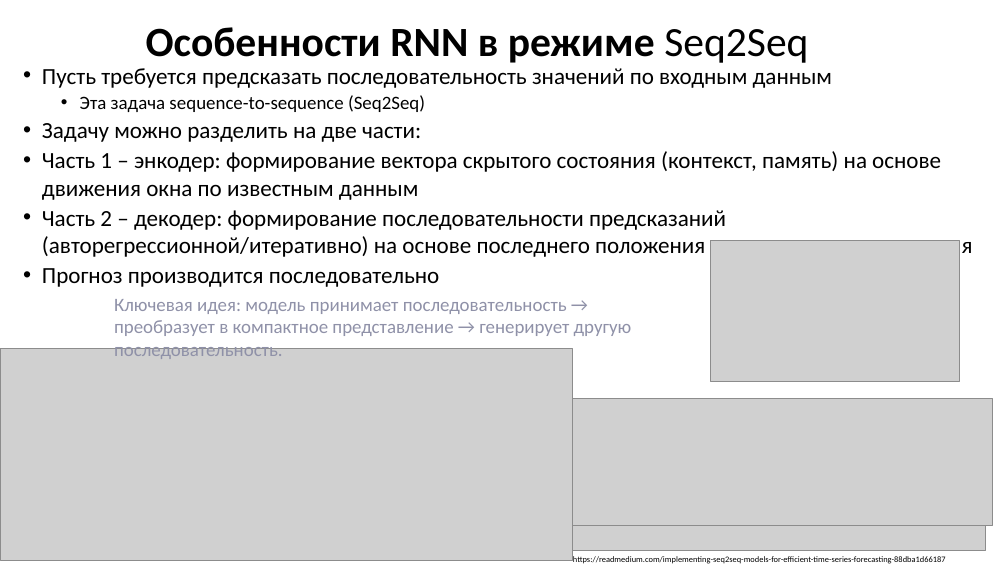
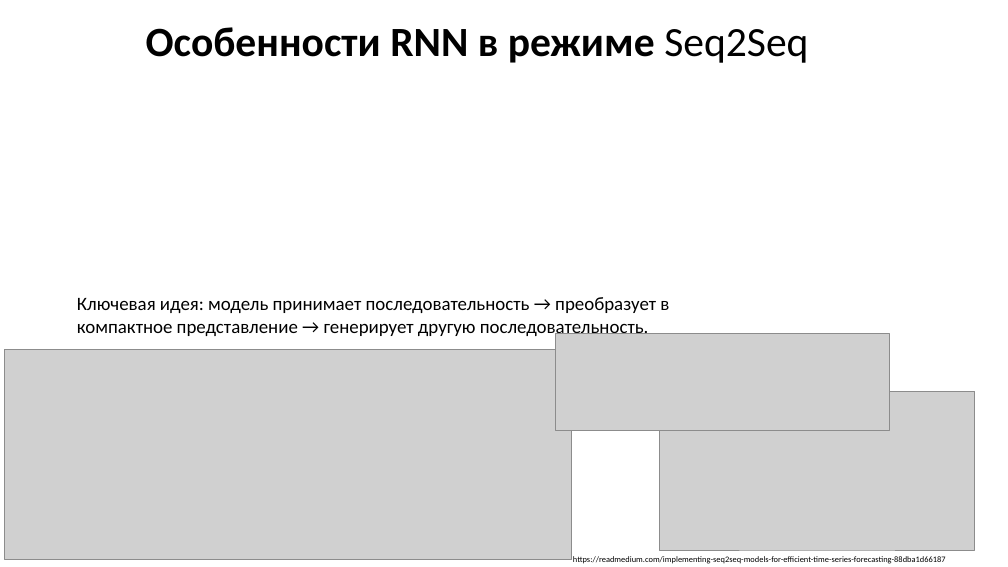
Before and after one commit to MVRonkin/TimeSeriesCourse, a slide deck: slide 3 of 2025/LEC/07-3 Transformers.pptx. Drawn at 1008x567 pixels with LibreOffice and Linux fonts; fonts in the diff are those of the drawing; grey boxes stand for pictures. Boxes give left, top, right and bottom in pixels: in the first picture for what was removed or moved away, otherwise in the second. Text is boxed around its words. In the diff, an @@ line names an element or a change of style, - is before the commit and + after.

```diff
--- a/2025/LEC/07-3 Transformers.pptx
+++ b/2025/LEC/07-3 Transformers.pptx
@@ text removed at <box>42,68,972,287</box> @@
-• Пусть требуется предсказать последовательность значений по входным данным
-  • Эта задача sequence-to-sequence (Seq2Seq)
-• Задачу можно разделить на две части:
-• Часть 1 – энкодер: формирование вектора скрытого состояния (контекст, память) на основе движения окна по известным данным
-• Часть 2 – декодер: формирование последовательности предсказаний (авторегрессионной/итеративно) на основе последнего положения окна и скрытого состояния
-• Прогноз производится последовательно
@@ text "Ключевая идея: модель принимает последовательность ...": place and size @@
-text "Ключевая идея: модель принимает последовательность ..." at <box>114,299,632,359</box>
+text "Ключевая идея: модель принимает последовательность ..." at <box>77,297,669,339</box>
@@ text "Ключевая идея: модель принимает последовательность ..." at <box>77,297,669,339</box>: text colour #8F91A8 to #000000 @@
@@ picture: place and size @@
-picture at <box>0,349,572,560</box>
+picture at <box>5,350,571,560</box>
@@ picture: place and size @@
-picture at <box>552,399,993,526</box>
+picture at <box>556,334,890,431</box>
@@ picture removed at <box>529,408,986,551</box> @@
@@ picture: place and size @@
-picture at <box>711,240,960,381</box>
+picture at <box>660,391,975,550</box>
```
Also in this commit, not shown: 8 other slides changed, 5 slides added, 1 slide removed.
